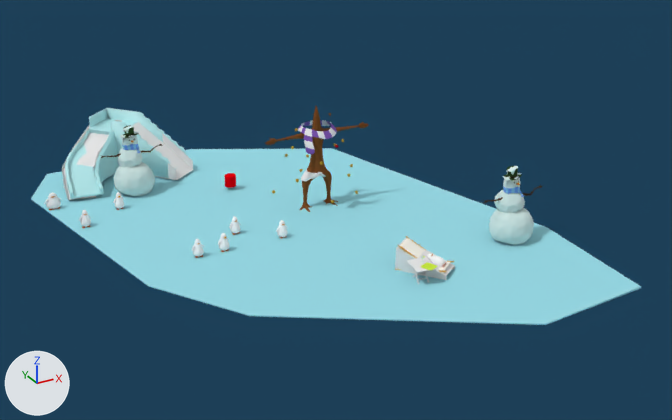
The Blender file blender/floe/floe.blend as it was, and as the next commit left it.
Both versions are drawn from a 50 mm lens placed at (-0.69, -22.53, 11.66), pointed at (11.12, -1.04, 0.92). Every picture has the same lights, and +X, +Y and +Z are marked at lower left.

Objects in the first picture: 'Arbol', 'WaterPlane', 'chair', 'hide mountain', 'icerberg', 'mountain.001', 'penguin.001', 'penguin.002', 'penguin.003', 'penguin.004', 'penguin.005', 'penguin.006', 'snowmen', 'snowmen.001', 'table'.
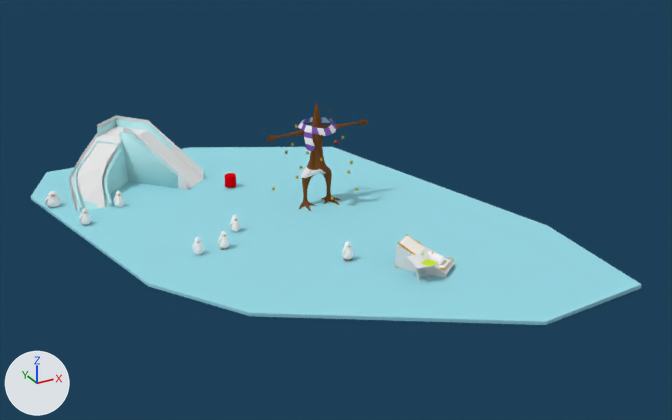
Where the newer file only moved an object's origin or applied its transform, the numbers keep the older frame.

Changed parts and their boxes [x1, y1, x2, y2] in the pictures (672 x 420 px):
'icerberg', moved
    before: [31, 148, 641, 325]
    after: [31, 147, 642, 325]
'mountain.001', moved
    before: [65, 108, 186, 199]
    after: [73, 119, 195, 211]
'hide mountain', moved
    before: [62, 120, 193, 200]
    after: [69, 115, 204, 210]
'Arbol', recoloured, moved
    before: [265, 106, 369, 212]
    after: [265, 102, 369, 211]
'snowmen', deleted
    before: [483, 166, 544, 245]
'snowmen.001', deleted
    before: [101, 125, 163, 196]
'chair', moved
    before: [395, 236, 455, 280]
    after: [395, 234, 455, 278]
'table', moved
    before: [406, 256, 437, 284]
    after: [406, 252, 438, 282]
'penguin.005', moved
    before: [44, 192, 62, 210]
    after: [44, 191, 62, 207]
'penguin.002', moved
    before: [192, 239, 204, 258]
    after: [192, 237, 204, 255]
'penguin.001', moved
    before: [218, 233, 230, 252]
    after: [218, 231, 230, 250]
'penguin.003', moved
    before: [79, 210, 92, 228]
    after: [79, 208, 91, 225]
'penguin.006', moved
    before: [229, 216, 241, 235]
    after: [229, 215, 241, 232]
'penguin.004', moved
    before: [113, 192, 124, 210]
    after: [113, 191, 125, 207]

What the commit changed:
me_circle_005 has 80 vertices, 78 faces and spans x -0.589..0.687, y -0.735..0.587, z 1.972..2.73.
me_circle_005 no longer uses material mat_material_007 (white #e7e7e7).
me_circle_005 no longer uses material mat_material_008 (purple #7b54aa).
me_circle_005 now uses material mat_material_005 (black #000000).
me_circle_005 now uses material mat_material_006 (black #000000).
In col_snowmen (col_snowmen), instance_offset is no longer (0.336, 0.483, 0.524).
col_snowmen (col_snowmen) loses the line: col_snowmen.objects.link(ob_physics_snowmen)
col_snowmen (col_snowmen) loses the line: col_snowmen.objects.link(ob_snow_pancita_abajo)
col_snowmen (col_snowmen) loses the line: col_snowmen.objects.link(ob_snow_arm_l)
col_snowmen (col_snowmen) loses the line: col_snowmen.objects.link(ob_snow_arm)
col_snowmen (col_snowmen) loses the line: col_snowmen.objects.link(ob_snow_hat_snow)
col_snowmen (col_snowmen) loses the line: col_snowmen.objects.link(ob_snow_hat_rib)
col_snowmen (col_snowmen) loses the line: col_snowmen.objects.link(ob_snow_hat)
col_snowmen (col_snowmen) loses the line: col_snowmen.objects.link(ob_nose)
col_snowmen (col_snowmen) loses the line: col_snowmen.objects.link(ob_snow_scarf)
col_snowmen (col_snowmen) loses the line: col_snowmen.objects.link(ob_snoe_head)
col_snowmen (col_snowmen) loses the line: col_snowmen.objects.link(ob_eye_l)
col_snowmen (col_snowmen) loses the line: col_snowmen.objects.link(ob_snow_pancita)
col_snowmen (col_snowmen) loses the line: col_snowmen.objects.link(ob_eye_r)
Object 'table' (ob_table) moves from (11.83, -4.54, 0.27) to (11.83, -4.54, 0.37).
Object 'icerberg' (ob_icerberg) moves from (10.79, -0.03, -1.5) to (10.79, -0.03, -1.43).
Object 'chair' (ob_chair) moves from (12.34, -3.95, 0.25) to (12.34, -3.95, 0.32).
Object 'hide mountain' (ob_hide_mountain) moves from (6.97, 7.1, 0.33) to (6.97, 6.15, 0.33).
Object 'mountain.001' (ob_mountain_001) moves from (6.95, 7.06, 0.39) to (6.95, 6.12, 0.26).
Object 'penguin.006' (ob_penguin_006) moves from (8.51, 0.32, 0.25) to (8.51, 0.32, 0.3).
Object 'penguin.005' (ob_penguin_005) moves from (4.34, 4.63, 0.25) to (4.34, 4.63, 0.3).
Object 'penguin.004' (ob_penguin_004) moves from (6.11, 3.67, 0.25) to (6.11, 3.67, 0.3).
Object 'penguin.003' (ob_penguin_003) moves from (4.86, 2.86, 0.25) to (4.86, 2.86, 0.3).
Object 'penguin.002' (ob_penguin_002) moves from (7.03, -0.56, 0.25) to (7.03, -0.56, 0.3).
Object 'penguin.001' (ob_penguin_001) moves from (7.79, -0.56, 0.25) to (7.79, -0.56, 0.32).
Object 'Arbol' (ob_arbol) moves from (11.49, 0.94, 0.19) to (11.49, 0.94, 0.29).
Object 'snowmen.001' (ob_snowmen_001) moves from (7.28, 5.08, 0.69) to (14.7, -6.73, 0.71).
Object 'snowmen' (ob_snowmen) moves from (15.52, -3.47, 0.69) to (7.41, 4.65, 0.77).
Object 'physics snowmen' (ob_physics_snowmen) is deleted.
Object 'snow pancita abajo' (ob_snow_pancita_abajo) is deleted.
Object 'snow arm.l' (ob_snow_arm_l) is deleted.
Object 'snow arm' (ob_snow_arm) is deleted.
Object 'snow hat snow' (ob_snow_hat_snow) is deleted.
Object 'snow hat rib' (ob_snow_hat_rib) is deleted.
Object 'snow hat' (ob_snow_hat) is deleted.
Object 'nose' (ob_nose) is deleted.
Object 'snow scarf' (ob_snow_scarf) is deleted.
Object 'snoe head' (ob_snoe_head) is deleted.
Object 'eye l' (ob_eye_l) is deleted.
Object 'snow pancita' (ob_snow_pancita) is deleted.
Object 'eye r' (ob_eye_r) is deleted.
